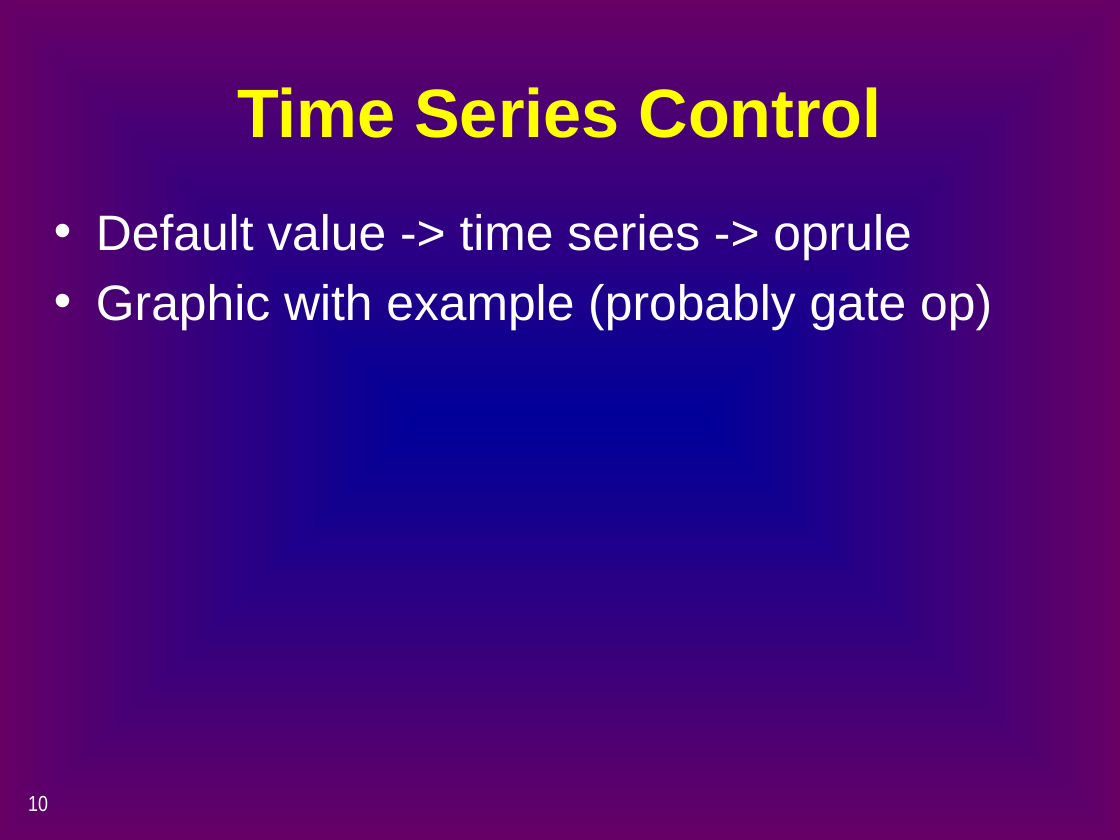
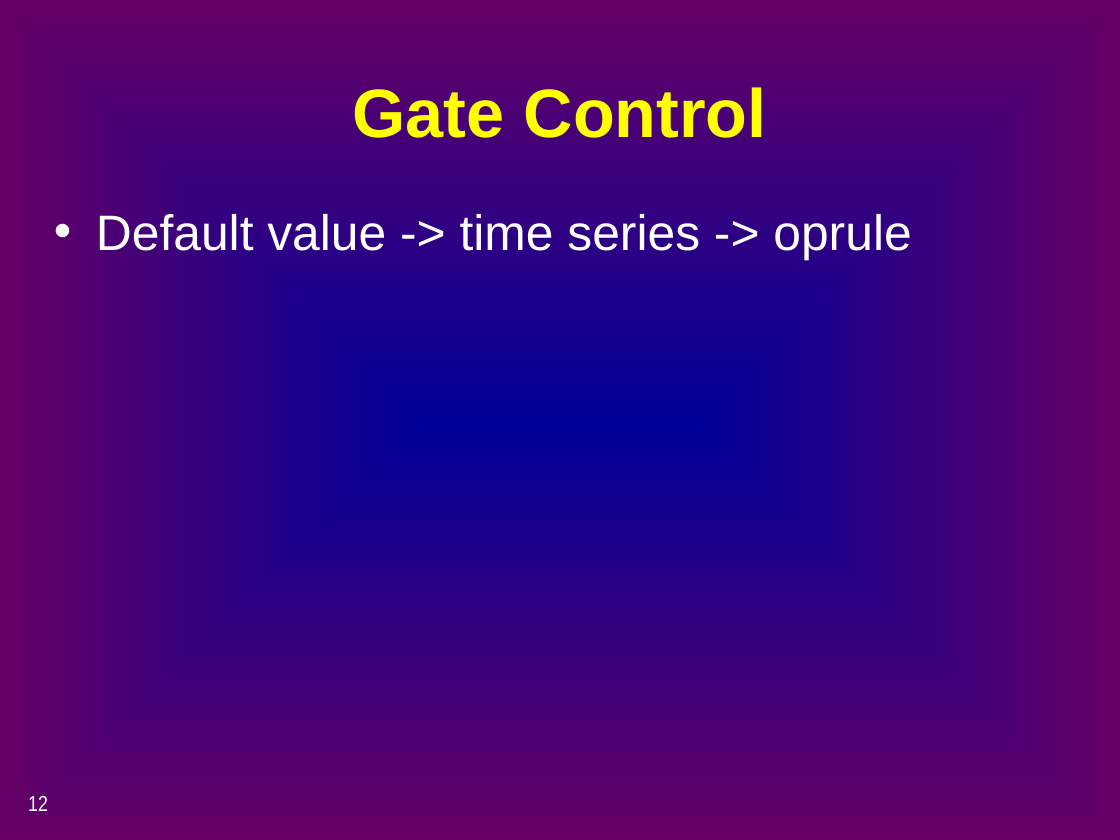
Before and after one commit to CADWRDeltaModeling/dsm2, a slide deck: slide 12 of dsm2/presentations/p4_simulation_data.pptx (slide 10 before the commit). Drawn at 1120x840 pixels with LibreOffice and Linux fonts; fonts in the diff are those of the drawing. Boxes give left, top, right and bottom in pixels: in the first picture for what was removed or moved away, otherwise in the second. Text is boxed around its words. In the diff, an @@ line names an element or a change of style, - is before the commit and + after.

```diff
--- a/dsm2/presentations/p4_simulation_data.pptx
+++ b/dsm2/presentations/p4_simulation_data.pptx
@@ title at [353, 87, 767, 138]: text changed @@
-Time Series Control
+Gate Control
@@ text at [96, 284, 992, 330]: paragraph removed @@
-• Graphic with example (probably gate op)
@@ page number at [28, 795, 48, 811]: text changed @@
-10
+12
```
Also in this commit, not shown: 10 other slides changed, 6 slides added, 2 slides removed.
